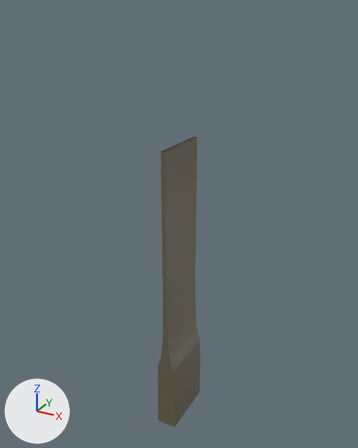
The Blender file Lager25/Assets/Resources/3D/Walls/m_wll_001.blend: old version first, new version second.
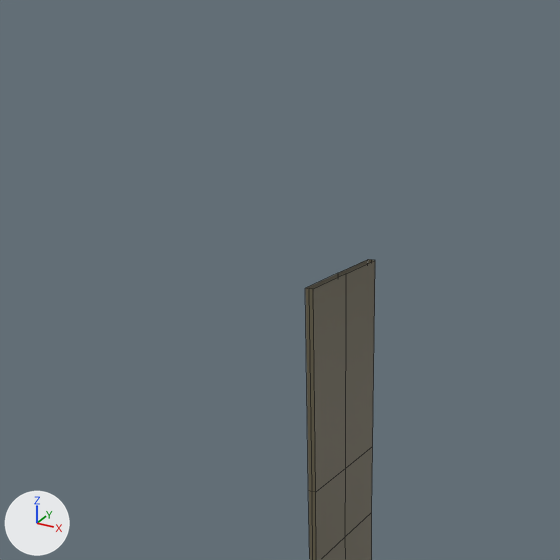
There are two pictures of each version: one whole from a 50 mm camera at (20.64, -37.7, 41.13) aimed at (-0.48, 0.7, 21.93), one close up on the part from 0% to 82% of the width and 0% to 66% of the height. Every picture has the same lights, and +X, +Y and +Z are marked at lower left. The close-ups show mesh edges as thin lines.

Script lines for the objects in view, before the commit:
```python
me_cube_002 = bpy.data.meshes.new('Cube.002')
me_cube_002.from_pydata(...)  # 24 vertices, 14 faces; spans x 0.0..1.0, y -3.0..0.0, z 0.0..30.0
me_cube_002.materials.append(mat_material_002)  # brown #69624d
# before: 21 (0.2, 0.0, 30.0) at pixel (346, 273), 22 (0.2, -3.0, 30.0) at pixel (313, 289), 23 (0.0, -3.0, 30.0) at pixel (309, 288)
ob_cube = bpy.data.objects.new('Cube', me_cube_002)
ob_cube.location = (0.0, 0.0, 0.0)
_m = ob_cube.modifiers.new('Mirror', 'MIRROR')
_m.use_axis = (True, True, False)
```
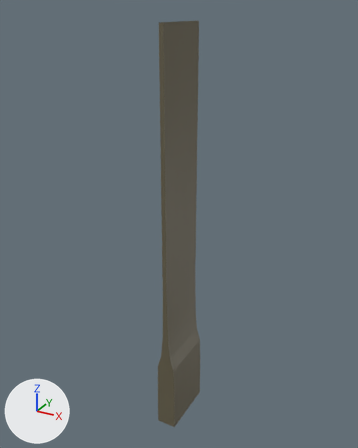
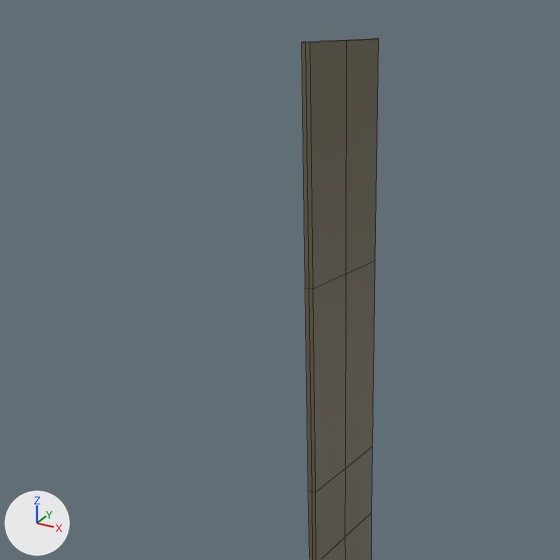
The change, as JSON lines over the scene's bpy script:
```json
{"block": "me_cube_002", "where": "me_cube_002.from_pydata(...)  # 24 vertices, 14 faces; spans x 0.0..1.0, y -3.0..0.0, z 0.0..30.0"}
{"block": "me_cube_002", "where": "# used by ob_cube; location = (0.0, 0.0, 0.0)"}
{"block": "me_cube_002", "where": "# verts and faces of me_cube_002; kept vertices keep their numbers, new ones are numbered from 24"}
{"block": "me_cube_002", "change": "me_cube_002 part 1"}
{"op": "add", "block": "me_cube_002", "code": "for new, old in zip([24, 25, 26], [21, 22, 23]): verts[new] = verts[old] + (0.0, 0.0, 10.0)"}
{"op": "add", "block": "me_cube_002", "code": "faces += [(21, 24, 25, 22), (22, 25, 26, 23)]"}
```

Where the change shows, as pixel boxes [x1, y1, x2, y2] in the close-ups (560 x 560 px):
```json
{"object": "Cube", "change": "reshaped", "before": [305, 259, 375, 560], "after": [302, 39, 379, 560]}
{"part": 1, "of": "me_cube_002", "change": "added", "after": [302, 39, 379, 289]}
```
